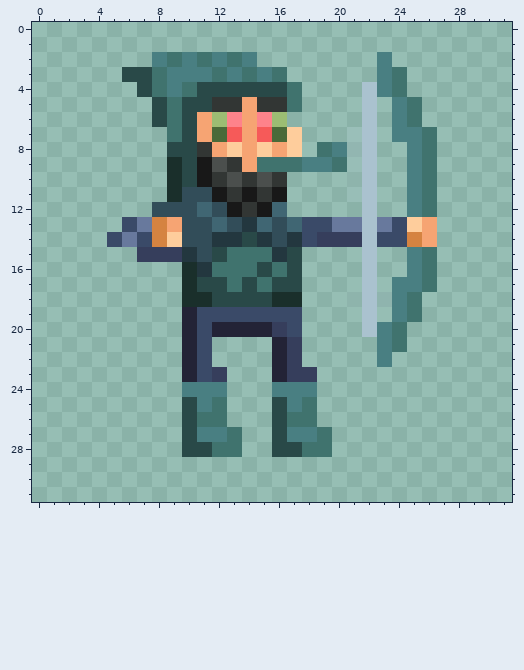
Two states of a pixel-art sprite, img/french_archer.png. This is how it looked before the edit.
The file is 32x32 pixels. Pixels under 10% opacity are left out. Colours within 5 levels of each other are drawn and written as one.
Now the later version:
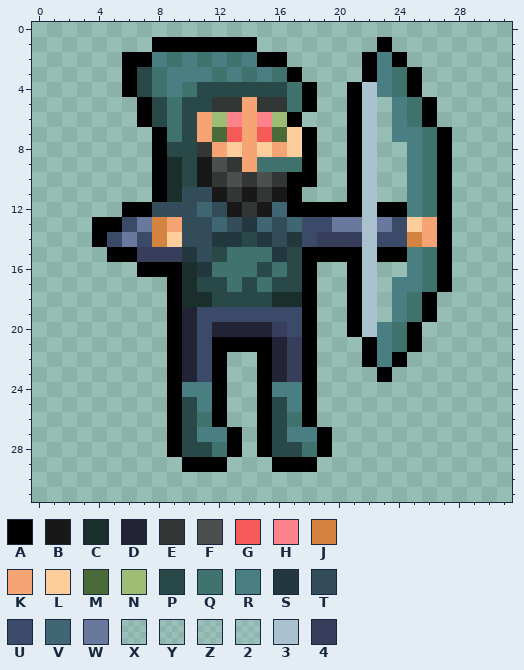
Palette (. is transparent): A #010101  B #181818  C #1a2f2b  D #232336  E #323634  F #4b4f4d  G #f65a59  H #fe838b  J #d58341  K #f6a473  L #fecd9c  M #4a6a39  N #9cbd73  P #294948  Q #40736e  R #497f82  S #23373f  T #324d59  U #3a4a68  V #406673  W #68799d  X #aac2cf1d  Y #aac2cf26  Z #aac2cf32  2 #aac2cf3d  3 #aac2cf  4 #363e5c
What changed:
@@ x 0..31 @@
  0 ................................
- 1 ................................
- 2 ........RQRQRQR........R........
- 3 ......PPQRRRQRQRQ......RQ.......
- 4 .......PQRQPPPPPPQ....3RQ.......
- 5 ........PQPPEEKEEQ....3.RQ......
- 6 ........PQPKNHKHN.....3.RQ......
- 7 .........QPKMGKGML...Z3.RRQ.....
- 8 .........PPEKLKLKL.QR23..RQ.....
- 9 .........CPBFEKQQQRRQX3..RQ.....
-10 .........CPBEFEFE....X3..RQ.....
-11 .........CTTBEBEB....X3..RQ.....
-12 ........TTTVTBEBV.....3..RQ.....
-13 ......UWJKTTVTSVTVUUWW3WULK.....
-14 .....UWUJLTTSSPSTSU4443UUJK.....
-15 .......444STPQQQSP....3..RQ.....
-16 ..........CSQQQPQP....3..RQ.....
-17 ..........CPPQPQPP....3.RRQ.....
-18 ..........CCPPPPCC...X3YRQ......
-19 ..........DUUUUUUU....3.RQ......
-20 ..........DUDDDD4U....3RQ.......
-21 ..........DU....D4.....RQ.......
-22 ..........DU....D4.....R........
-23 ..........DU4...D44.............
-24 ..........RRR...RRR.............
-25 ..........PRQ...PRQ.............
-26 ..........PQQ...PQQ.............
-27 ..........PRRQ..PRRQ............
-28 ..........PPQQ..PPQQ............
-29 ................................
+ 1 ........AAAAAAA........A........
+ 2 ......AARQRQRQRAA.....ARA.......
+ 3 ......APQRRRQRQRQA....ARQA......
+ 4 ......APQRQPPPPPPQA..A3RQA......
+ 5 .......APQPPEEKEEQA..A3.RQA.....
+ 6 .......APQPKNHKHNA...A3.RQA.....
+ 7 ........AQPKMGKGMLA..A3.RRQA....
+ 8 ........APPEKLKLKLA..A3..RQA....
+ 9 ........ACPBFEKQQQA..A3..RQA....
+10 ........ACPBEFEFEAA..A3..RQA....
+11 ........ACTTBEBEBA...A3..RQA....
+12 ......AATTTVTBEBVAAAAA3AARQA....
+13 ....AAUWJKTTVTSVTVUUWW3WULKA....
+14 ....AUWUJLTTSSPSTSU4443UUJKA....
+15 .....AA444STPQQQSPAAAA3AARQA....
+16 .......AAACSQQQPQPA..A3..RQA....
+17 .........ACPPQPQPPA..A3.RRQA....
+18 .........ACCPPPPCCA..A3YRQA.....
+19 .........ADUUUUUUUA..A3.RQA.....
+20 .........ADUDDDD4UA..A3RQA......
+21 .........ADUAAAAD4A...ARQA......
+22 .........ADUA..AD4A...ARA.......
+23 .........ADUA..AD4A....A........
+24 .........ARRA..ARRA.............
+25 .........APRA..APRA.............
+26 .........APQA..APQA.............
+27 .........APRRA.APRRA............
+28 .........APPQA.APPQA............
+29 ..........AAA...AAA.............
 30 ................................
